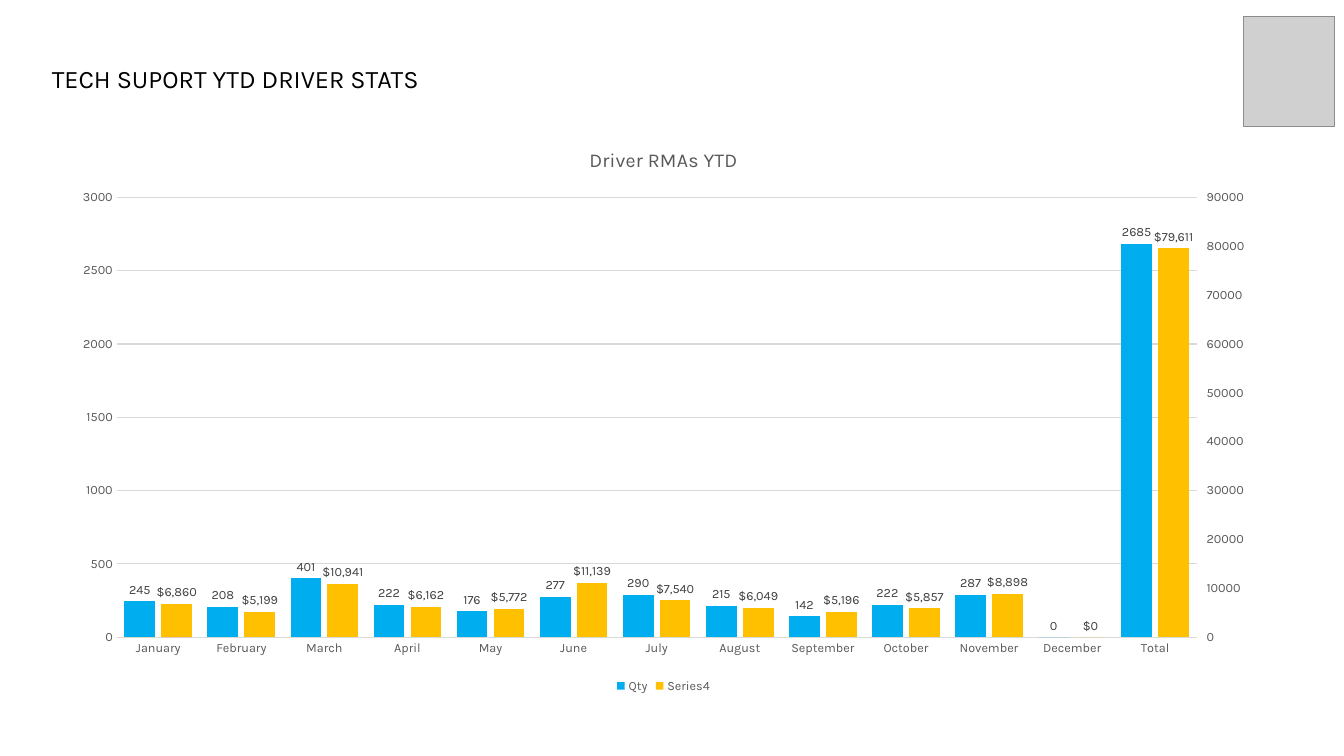
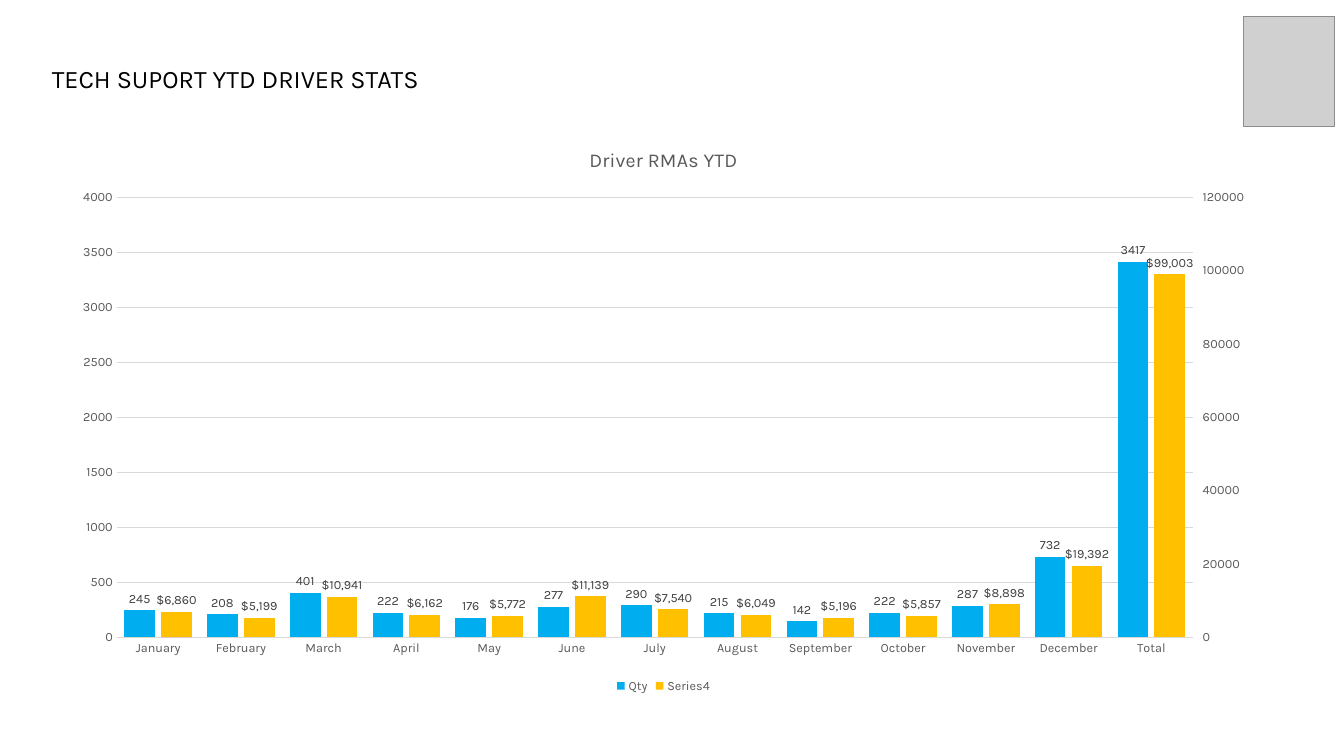
Before and after one commit to Vinladar/USAI, a slide deck: slide 3 of Code/Output/November_2021/TECH SUPPORT METRICS November.pptx. Drawn at 1344x756 pixels with LibreOffice and Linux fonts; fonts in the diff are those of the drawing; grey boxes stand for pictures; background and template pictures are left out. Boxes give left, top, right and bottom in pixels: in the first picture for what was removed or moved away, otherwise in the second. Text is boxed around its words. In the diff, an @@ line names an element or a change of style, - is before the commit and + after.

Commit message:
december report update

```diff
--- a/Code/Output/November_2021/TECH SUPPORT METRICS November.pptx
+++ b/Code/Output/November_2021/TECH SUPPORT METRICS November.pptx
@@ column chart at (58, 127, 1268, 698) @@
@@ Qty, December: 0 to 732 @@
@@ Qty, Total: 2685 to 3417 @@
@@ , December: 0 to 19392 @@
@@ , Total: 79611 to 99003 @@
```
Also in this commit, not shown: 4 other slides changed, 11 other files.
